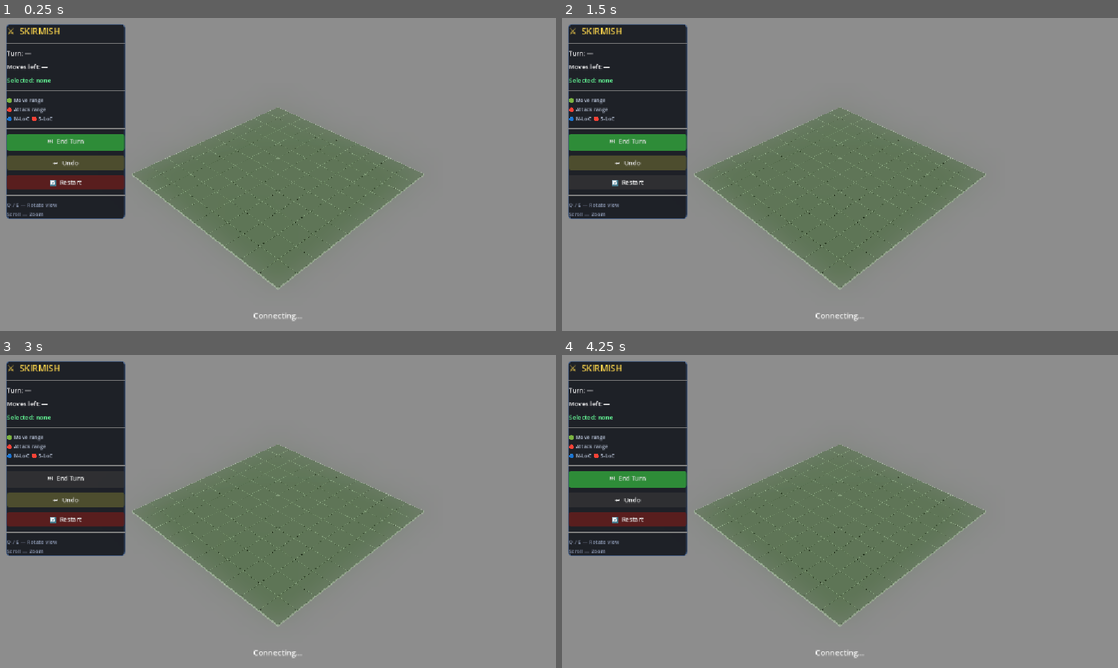
Above: before the commit, frames 1-4 (two rows, left to right).
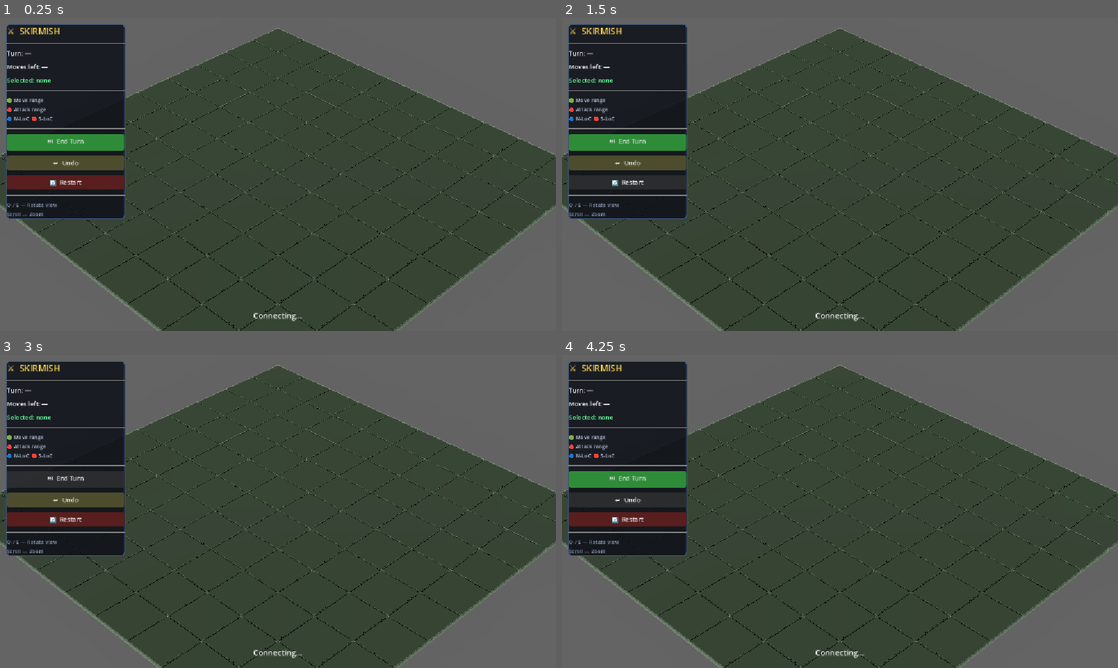
Above: after the commit, the same moments.

Repository: AastikTripathi/skirmish
Game: Godot game, scene res://game.tscn
The game is run twice, just before and just after one commit, with the same random seed, the same clock (stepped at 60 frames per second) and the same inputs.
Inputs:
- Up to frame 1 (0.25 s): no input
- Up to frame 2 (1.5 s): click "🔄 Restart" at 0.5 s; click "🔄 Restart" at 1.25 s
- Up to frame 3 (3 s): click "🔄 Restart" at 2 s; click "⏭ End Turn" at 2.75 s
- Up to frame 4 (4.25 s): click "↩ Undo" at 3.5 s

The runs differ from the first frame. In frame 1, 86% of the frame differs, in the area x 0-100%, y 0-100%; in frame 2, 86%; in frame 3, 86%; in frame 4, 86%.

Commit message:
Update Game.gd

Diff:
--- a/godot_client/skirmish-client/Game.gd
+++ b/godot_client/skirmish-client/Game.gd
@@ -13,6 +13,7 @@
 var unit_tokens:      Dictionary = {}   # uid → UnitToken3D
 var last_combat_seen: Dictionary = {}   # track to avoid re-triggering
 var mine_markers:     Dictionary = {}   # "x_y" → MeshInstance3D
+var engine_pid: int = -1
 
 const COLS: int = 10
 const ROWS: int = 10
@@ -44,7 +45,58 @@
 var mat_fortress: StandardMaterial3D
 var mat_mine:     StandardMaterial3D
 
+#func _ready() -> void:
+	#_build_materials()
+	#_build_board()
+	#_position_camera()
+	#_build_hud()
+#
+	#NetworkManager.connected_to_server.connect(_on_connected)
+	#NetworkManager.disconnected_from_server.connect(_on_disconnected)
+	#NetworkManager.state_updated.connect(_on_state_updated)
+	#NetworkManager.error_received.connect(_on_error_received)
+	#NetworkManager.room_id     = "skirmish_room"
+	#NetworkManager.player_name = "GodotCommander"
+	#NetworkManager.player_side = "North"
+	#NetworkManager.vs_ai       = true
+	#NetworkManager.connect_to_room()
+	#status_lbl.text = "Connecting…"
+#
+	#var env: Environment = $WorldEnvironment.environment
+	#env.ambient_light_source = Environment.AMBIENT_SOURCE_BG
+	#env.ambient_light_energy = 0.25 # Dim ambient light down so directional shadows pop
+#
+	## Enable Screen Space Ambient Occlusion (Brings out structural edges and cracks)
+	#env.ssao_enabled = true
+	#env.ssao_radius = 0.5
+	#env.ssao_intensity = 2.0
+#
+	## Enable Glow for the glowing UI overlays and action states
+	#env.glow_enabled = true
+	#env.glow_normalized = true
+	#env.glow_intensity = 0.4
+	#env.glow_bloom = 0.15
+
+
 func _ready() -> void:
+	# ── AUTOMATICALLY SPAWN PYTHON BACKEND ENGINE MODULE ──
+	# Toggles extension matching your active runtime system export target
+	var engine_filename = "server.exe" if OS.has_feature("windows") else "server"
+	var engine_path: String = OS.get_executable_path().get_base_dir().path_join(engine_filename)
+
+	if FileAccess.file_exists(engine_path):
+		# Spawns the compiled server quietly without flashing a visual command terminal
+		engine_pid = OS.create_process(engine_path, [])
+		print("Python background engine started with PID: ", engine_pid)
+	else:
+		# If running in the editor directly, look locally inside your backend workspace folder
+		var local_debug_path = OS.get_executable_path().get_base_dir().path_join("../../backend/dist").path_join(engine_filename)
+		if FileAccess.file_exists(local_debug_path):
+			engine_pid = OS.create_process(local_debug_path, [])
+		else:
+			push_warning("Background engine binary not spotted next to executable. Ensure it is copied over before sharing.")
+
+	# ── Existing Ready Logic Continuations ──
 	_build_materials()
 	_build_board()
 	_position_camera()
@@ -61,20 +113,46 @@
 	NetworkManager.connect_to_room()
 	status_lbl.text = "Connecting…"
 
+	var env: Environment = $WorldEnvironment.environment
+	env.ambient_light_source = Environment.AMBIENT_SOURCE_BG
+	env.ambient_light_energy = 0.25
+
+	env.ssao_enabled = true
+	env.ssao_radius = 0.5
+	env.ssao_intensity = 2.0
+
+	env.glow_enabled = true
+	env.glow_normalized = true
+	env.glow_intensity = 0.4
+	env.glow_bloom = 0.15
+
 # ────────────────────────────────────────────────────────────────────────────
 # Materials
 # ────────────────────────────────────────────────────────────────────────────
+# Refactored material constructor inside Game.gd
 func _make_mat(color: Color, alpha: float = 1.0, emit: Color = Color.BLACK, emit_e: float = 0.0) -> StandardMaterial3D:
 	var m = StandardMaterial3D.new()
 	m.albedo_color = Color(color.r, color.g, color.b, alpha)
 	if alpha < 1.0:
 		m.transparency = BaseMaterial3D.TRANSPARENCY_ALPHA
-	m.roughness = 0.8
+
+	# --- Stone Look Tweaks ---
+	m.roughness = 0.85            # Rough slate/granite surface texture
+	m.metallic = 0.1              # Minor natural mineral shine
+	m.specular = 0.3              # Subdued reflection highlights
+
+	# If you export a stone texture set from Material Maker, load it like this:
+	# m.albedo_texture = preload("res://assets/textures/stone_albedo.png")
+	# m.normal_enabled = true
+	# m.normal_texture = preload("res://assets/textures/stone_normal.png")
+
 	if emit != Color.BLACK:
 		m.emission_enabled = true
 		m.emission = emit
 		m.emission_energy_multiplier = emit_e
 	return m
+
+
 
 func _build_materials() -> void:
 	mat_tile     = _make_mat(Color(0.17, 0.23, 0.21))
@@ -246,7 +324,9 @@
 	else:
 		camera.position = tgt
 		camera.look_at(BOARD_CTR, Vector3.UP)
-	camera.size = cam_zoom
+
+	# PERSPECTIVE FIX: Set fov instead of size
+	camera.fov = cam_zoom
 
 func _start_cam_rotate(delta_deg: float) -> void:
 	cam_yaw_from   = cam_yaw
@@ -262,8 +342,19 @@
 		camera.look_at(BOARD_CTR, Vector3.UP)
 	# Keep face labels always oriented toward camera
 	for uid in unit_tokens:
-		unit_tokens[uid].update_facing(camera.global_position)
-
+		if is_instance_valid(unit_tokens[uid]):
+			unit_tokens[uid].update_facing(camera.global_position)
+
+
+func _notification(what: int) -> void:
+	# Listens for system windows close instructions
+	if what == NOTIFICATION_WM_CLOSE_REQUEST:
+		if engine_pid != -1:
+			OS.kill(engine_pid)
+			print("Python backend process killed safely.")
+
+		# Allow Godot to exit the program tree cleanly
+		get_tree().quit()
 
 # ────────────────────────────────────────────────────────────────────────────
 # Input
@@ -276,9 +367,11 @@
 
 	if event is InputEventMouseButton and event.pressed:
 		if event.button_index == MOUSE_BUTTON_WHEEL_UP:
-			cam_zoom = max(6.0, cam_zoom - 2.0); camera.size = cam_zoom
+			cam_zoom = max(20.0, cam_zoom - 2.0)
+			camera.fov = cam_zoom
 		elif event.button_index == MOUSE_BUTTON_WHEEL_DOWN:
-			cam_zoom = min(32.0, cam_zoom + 2.0); camera.size = cam_zoom
+			cam_zoom = min(60.0, cam_zoom + 2.0)
+			camera.fov = cam_zoom
 		elif event.button_index == MOUSE_BUTTON_LEFT:
 			# First check unit tokens via raycasting 3D
 			var space = get_world_3d().direct_space_state
